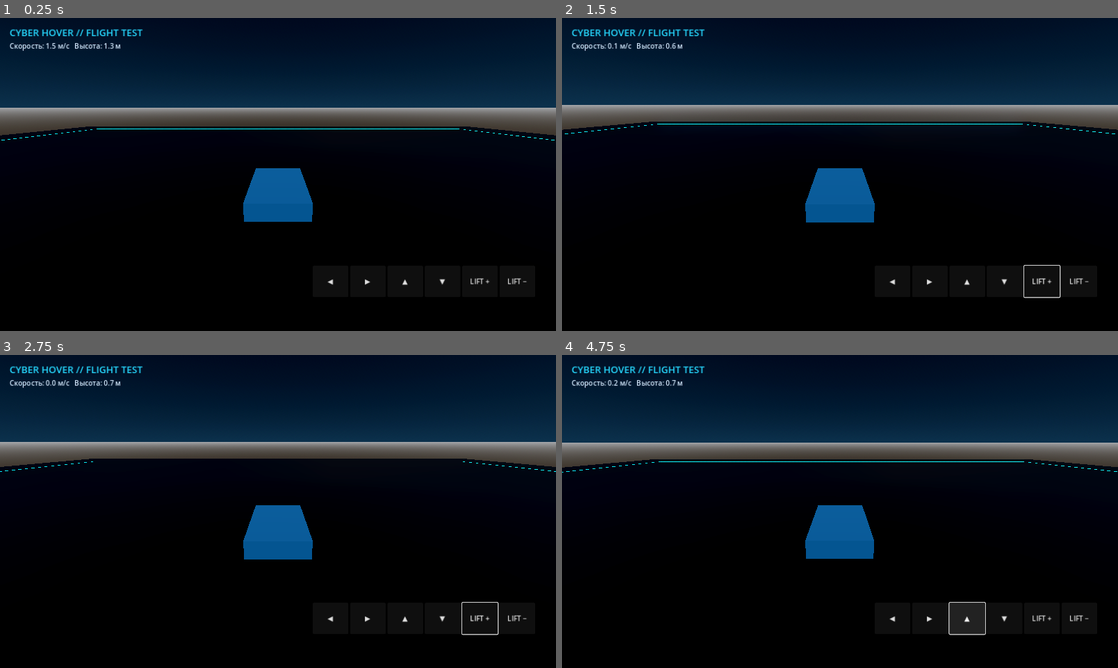
Above: before the commit, frames 1-4 (two rows, left to right).
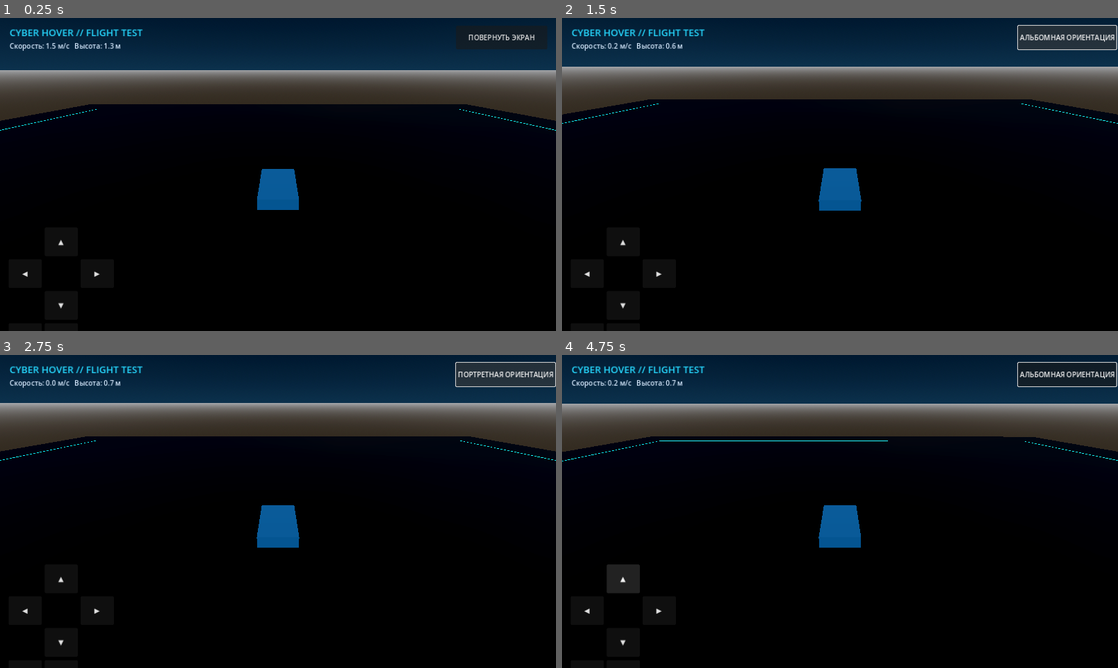
Above: after the commit, the same moments.

Repository: a89526425040-creator/CyberHoverDemo
Game: Godot game, scene res://main.tscn
Same seed, same stepped clock (60 frames per second), same inputs: the game is played once before the commit and once after it.
Inputs (mouse positions are in pixels of both pictures, inside the frame that each line leads up to):
- Up to frame 1 (0.25 s): no input
- Up to frame 2 (1.5 s): click (1040, 280) at 0.5 s, where only the run before the commit has a clickable "LIFT +"; click (1062, 36) at 1.25 s, where only the run after the commit has a clickable "ПОВЕРНУТЬ ЭКРАН"
- Up to frame 3 (2.75 s): click (505, 373) at 2 s, where only the run after the commit has a clickable "АЛЬБОМНАЯ ОРИЕНТАЦИЯ"
- Up to frame 4 (4.75 s): click (1067, 373) at 2.75 s, where only the run after the commit has a clickable "ПОРТРЕТНАЯ ОРИЕНТАЦИЯ"; click "◀" at 3.5 s; click "▲" at 4.25 s

The runs differ from the first frame. In frame 1, 22% of the frame differs, in the area x 0-100%, y 5-93%; in frame 2, 23%; in frame 3, 23%; in frame 4, 23%, in the area x 0-100%, y 2-93%.

Commit message:
Improve chase camera and mobile flight controls

Diff:
--- a/scripts/world.gd
+++ b/scripts/world.gd
@@ -107,14 +107,18 @@
 
 func _make_camera() -> void:
     camera = Camera3D.new()
+    camera.name = "ChaseCamera"
     camera.current = true
-    camera.fov = 72
+    camera.fov = 68
     add_child(camera)
-    camera.global_position = Vector3(0, 4.5, 9)
+    # Start behind and above the hovercraft so the complete vehicle is visible.
+    camera.global_position = Vector3(0, 8.0, 14.0)
+    camera.look_at(Vector3(0, 1.5, 0), Vector3.UP)
 
 func _make_hud() -> void:
     var layer := CanvasLayer.new()
     add_child(layer)
+
     var panel := VBoxContainer.new()
     panel.position = Vector2(22, 18)
     layer.add_child(panel)
@@ -124,33 +128,77 @@
     heading.add_theme_color_override("font_color", Color(0.15, 0.85, 1))
     panel.add_child(heading)
     telemetry = Label.new()
-    telemetry.text = "W/S — вперёд/назад | A/D — в стороны | SPACE/CTRL — вверх/вниз"
+    telemetry.text = "Управление расположено слева"
     telemetry.add_theme_color_override("font_color", Color(0.85, 0.92, 1))
     panel.add_child(telemetry)
-    var row := HBoxContainer.new()
-    row.set_anchors_preset(Control.PRESET_BOTTOM_RIGHT)
-    row.position = Vector2(-560, -150)
-    layer.add_child(row)
-    _add_touch_button(row, "◀", "left")
-    _add_touch_button(row, "▶", "right")
-    _add_touch_button(row, "▲", "forward")
-    _add_touch_button(row, "▼", "back")
-    _add_touch_button(row, "LIFT +", "up")
-    _add_touch_button(row, "LIFT −", "down")
+
+    # All flight controls are grouped on the left side of the screen.
+    var controls := VBoxContainer.new()
+    controls.set_anchors_preset(Control.PRESET_BOTTOM_LEFT)
+    controls.position = Vector2(20, -238)
+    controls.add_theme_constant_override("separation", 8)
+    layer.add_child(controls)
+
+    var directions := GridContainer.new()
+    directions.columns = 3
+    directions.add_theme_constant_override("h_separation", 7)
+    directions.add_theme_constant_override("v_separation", 7)
+    controls.add_child(directions)
+    _add_control_spacer(directions)
+    _add_touch_button(directions, "▲", "forward")
+    _add_control_spacer(directions)
+    _add_touch_button(directions, "◀", "left")
+    _add_control_spacer(directions)
+    _add_touch_button(directions, "▶", "right")
+    _add_control_spacer(directions)
+    _add_touch_button(directions, "▼", "back")
+    _add_control_spacer(directions)
+
+    var lift_row := HBoxContainer.new()
+    lift_row.add_theme_constant_override("separation", 7)
+    controls.add_child(lift_row)
+    _add_touch_button(lift_row, "LIFT +", "up")
+    _add_touch_button(lift_row, "LIFT −", "down")
+
+    var orientation_button := Button.new()
+    orientation_button.text = "ПОВЕРНУТЬ ЭКРАН"
+    orientation_button.custom_minimum_size = Vector2(210, 54)
+    orientation_button.set_anchors_preset(Control.PRESET_TOP_RIGHT)
+    orientation_button.position = Vector2(-230, 18)
+    orientation_button.pressed.connect(_toggle_screen_orientation.bind(orientation_button))
+    layer.add_child(orientation_button)
+
+func _add_control_spacer(parent: GridContainer) -> void:
+    var spacer := Control.new()
+    spacer.custom_minimum_size = Vector2(76, 66)
+    parent.add_child(spacer)
 
 func _add_touch_button(parent: Control, caption: String, action: String) -> void:
     var button := Button.new()
     button.text = caption
-    button.custom_minimum_size = Vector2(82, 72)
+    button.custom_minimum_size = Vector2(76, 66)
+    button.focus_mode = Control.FOCUS_NONE
     button.button_down.connect(func(): FlightInput.set_action(action, true))
     button.button_up.connect(func(): FlightInput.set_action(action, false))
     parent.add_child(button)
 
+var is_portrait := false
+
+func _toggle_screen_orientation(button: Button) -> void:
+    is_portrait = not is_portrait
+    if is_portrait:
+        DisplayServer.screen_set_orientation(DisplayServer.SCREEN_PORTRAIT)
+        button.text = "АЛЬБОМНАЯ ОРИЕНТАЦИЯ"
+    else:
+        DisplayServer.screen_set_orientation(DisplayServer.SCREEN_LANDSCAPE)
+        button.text = "ПОРТРЕТНАЯ ОРИЕНТАЦИЯ"
+
 func _process(delta: float) -> void:
     if not is_instance_valid(vehicle):
         return
-    var target := vehicle.global_position + Vector3(0, 0.7, 0)
-    var desired := vehicle.global_position + vehicle.global_transform.basis * Vector3(0, 3.6, 9.0)
-    camera.global_position = camera.global_position.lerp(desired, minf(delta * 3.0, 1.0))
+    # Camera follows from behind and above, using the hovercraft's own heading.
+    var target := vehicle.global_position + Vector3(0, 0.9, 0)
+    var desired := vehicle.global_position + vehicle.global_transform.basis * Vector3(0, 7.2, 13.5)
+    camera.global_position = camera.global_position.lerp(desired, minf(delta * 3.5, 1.0))
     camera.look_at(target, Vector3.UP)
     telemetry.text = "Скорость: %.1f м/с   Высота: %.1f м" % [vehicle.linear_velocity.length(), vehicle.global_position.y]
